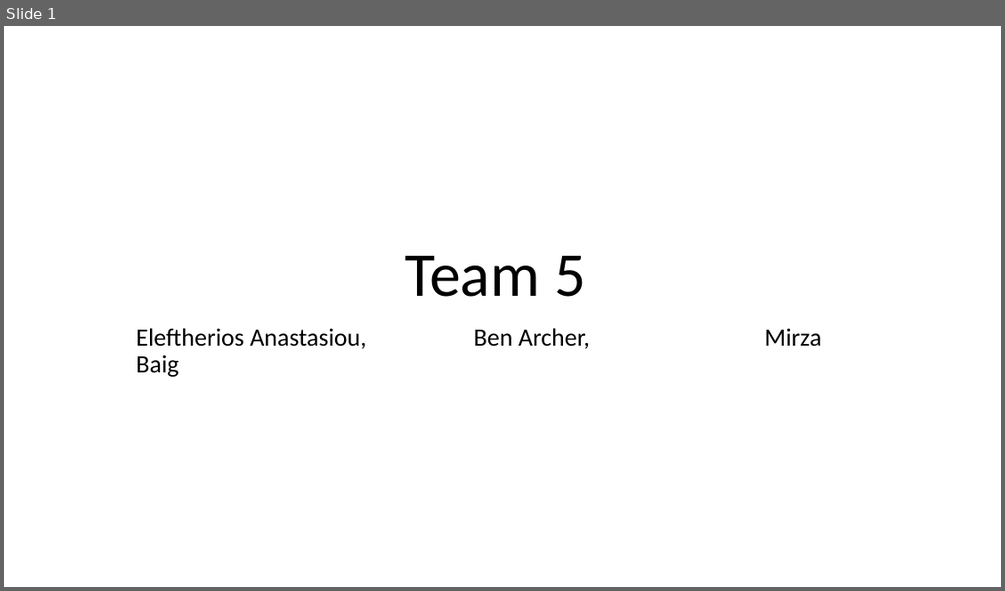
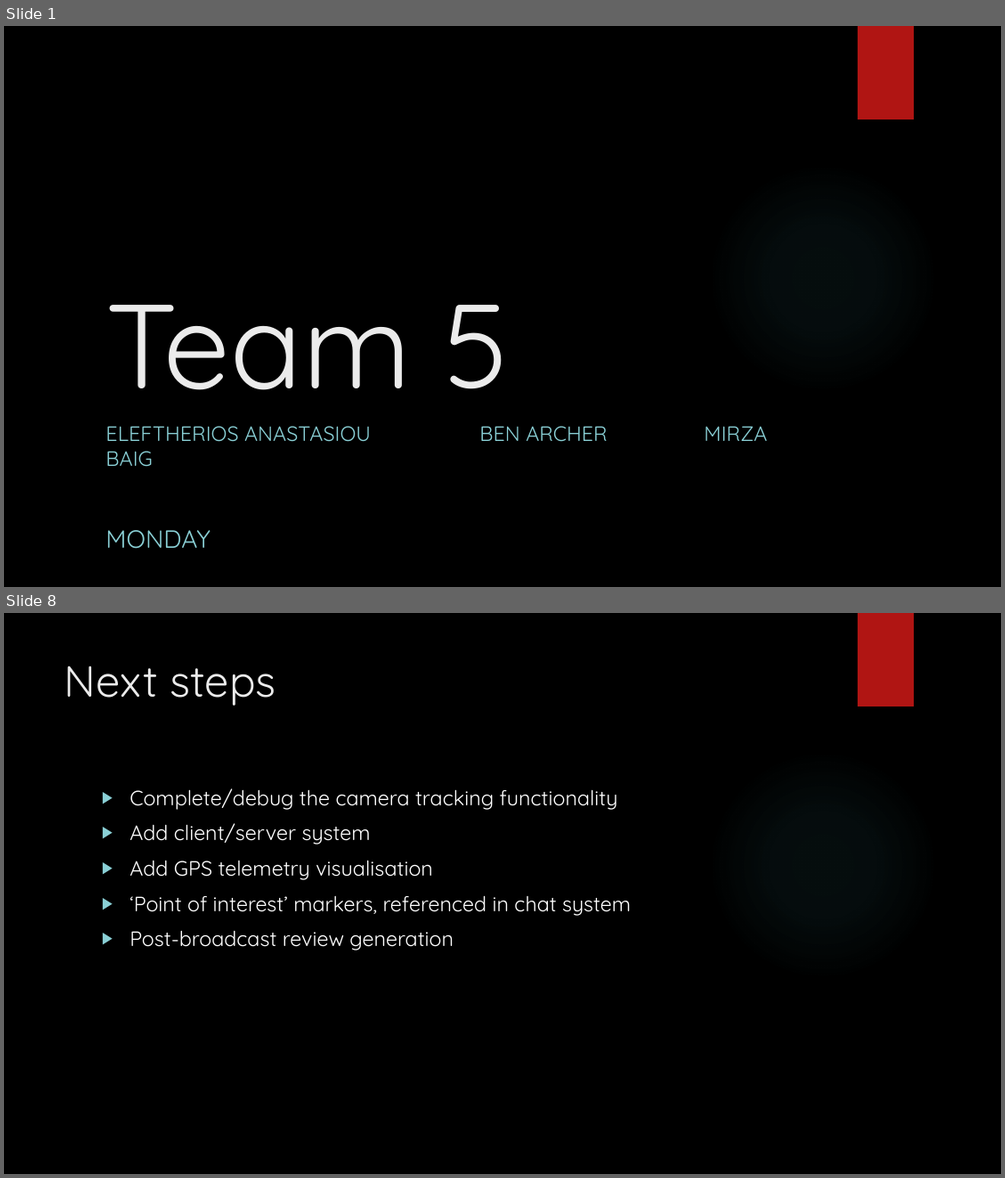
Before and after one commit to Archer-Ben/IndustryProject, a slide deck: Team 5 team project.pptx. Shown one above the other, each under a label of ours: slide 1 before the commit, slides 1 and 8 after it; the slides between them are not shown. The pictures are 1005x591 and 1005x1178 pixels, drawn with LibreOffice and Linux fonts; fonts in the diff are those of the drawing; background and template pictures are left out. Boxes give left, top, right and bottom in pixels: in the first picture for what was removed or moved away, otherwise in the second. Text is boxed around its words. In the diff, an @@ line names an element or a change of style, - is before the commit and + after.

```diff
--- a/Team 5 team project.pptx
+++ b/Team 5 team project.pptx
@@ slide 8 added at <box>4,613,1001,1174</box>, background picture (left out); not listed: 2 template elements that a slide beside it also shows @@
@@ title added at <box>65,666,275,706</box>, 42 pt, text #EBEBEB @@
+Next steps
@@ text added at <box>129,788,631,950</box>, 20 pt, text #FFFFFF @@
+▶ Complete/debug the camera tracking functionality
+▶ Add client/server system
+▶ Add GPS telemetry visualisation
+▶ ‘Point of interest’ markers, referenced in chat system
+▶ Post-broadcast review generation
@@ slide 1 changed as well @@
@@ background #FFFFFF to picture (left out) @@
@@ rectangle added at <box>858,26,914,119</box>, fill #B01513 @@
@@ title "Team 5": place and size @@
-title "Team 5" at <box>404,256,585,297</box>
+title "Team 5" at <box>105,305,510,390</box>
@@ title "Team 5" at <box>105,305,510,390</box>: size 60 to 115 pt, font Calibri to Quicksand, text colour #000000 to #EBEBEB; alignment centre to left; line spacing 0.9 to 1 @@
@@ ellipse added at <box>708,163,938,394</box>, fill gradient #50B9C1 @@
@@ subtitle at <box>105,426,767,442</box>: text changed; size 24 to 20 pt; font Calibri to Quicksand; text colour #000000 to #8AD0D6 @@
-Eleftherios Anastasiou, Ben Archer, Mirza Baig
+ELEFTHERIOS ANASTASIOU BEN ARCHER MIRZA BAIG
+MONDAY
```
Also in this commit, not shown: 9 other slides added.
